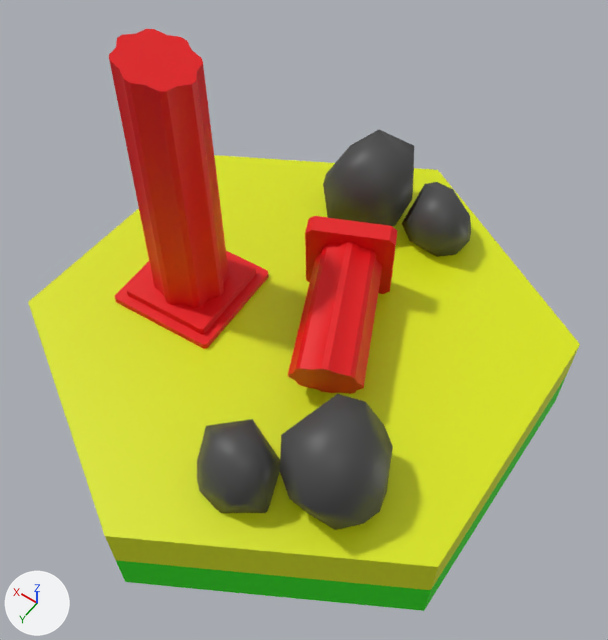
Before and after pictures for a commit that changed the FBX model Assets/RESOURCES/Models/HexagonNonconstructible.fbx.
Both versions are drawn from a 50 mm lens placed at (-1.1, 1.51, 2.78), pointed at (-0.1, 0.11, 0.58). The axes (+X, +Y, +Z) are drawn at lower left. The lights are the same throughout. The picture after the commit comes second. Where no turn or scale is listed for an object, it has been applied to the vertices.
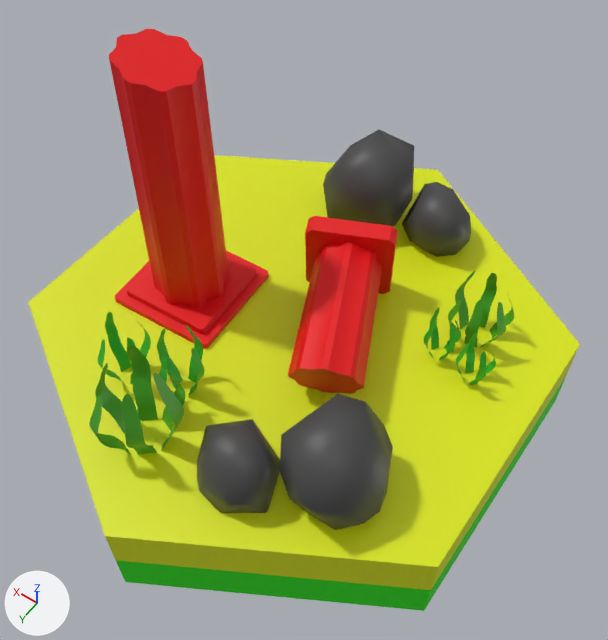
Where the change shows, as pixel boxes [x1, y1, x2, y2] in the pictures (608 x 640 px):
'Seaweed', added: after [89, 270, 514, 455]
    faces in mat_material_001 (green #47a822): [89, 270, 514, 455]
    faces in mat_seaweed (green #2fb62a): [97, 308, 496, 397]

The change, as a list of edits to the scene's bpy script:
```text
Add mat_seaweed:
    mat_seaweed = principled_material('Seaweed')
    mat_seaweed.base_color = (0.0282, 0.467, 0.0231)  # green #2fb62a
Add mat_material_001:
    mat_material_001 = principled_material('Material.001')
    mat_material_001.base_color = (0.0631, 0.393, 0.0163)  # green #47a822
Add me_circle_001:
    me_circle_001.from_pydata(...)  # 1795 vertices, 1150 faces; spans x -0.682..0.418, y -2.628..-1.382, z 0.352..0.785
    # faces by material slot: [658, 492]
    me_circle_001.materials.append(mat_seaweed)  # green #2fb62a
    me_circle_001.materials.append(mat_material_001)  # green #47a822
Add ob_seaweed:
    ob_seaweed = bpy.data.objects.new('Seaweed', me_circle_001)
    ob_seaweed.location = (0.0, 2.204, 0.0)
```
